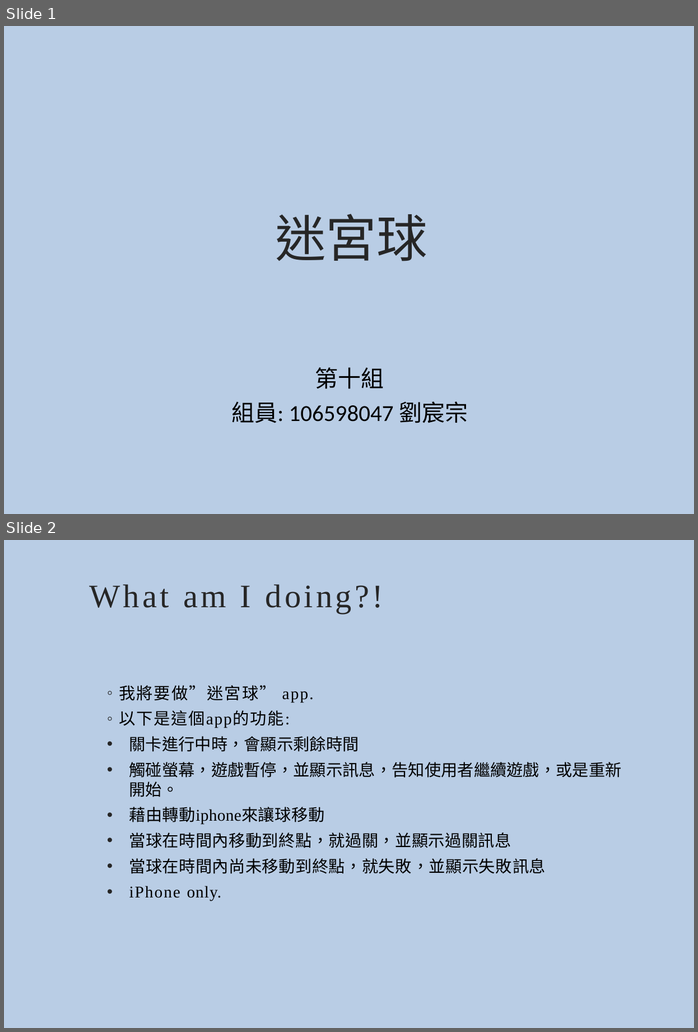
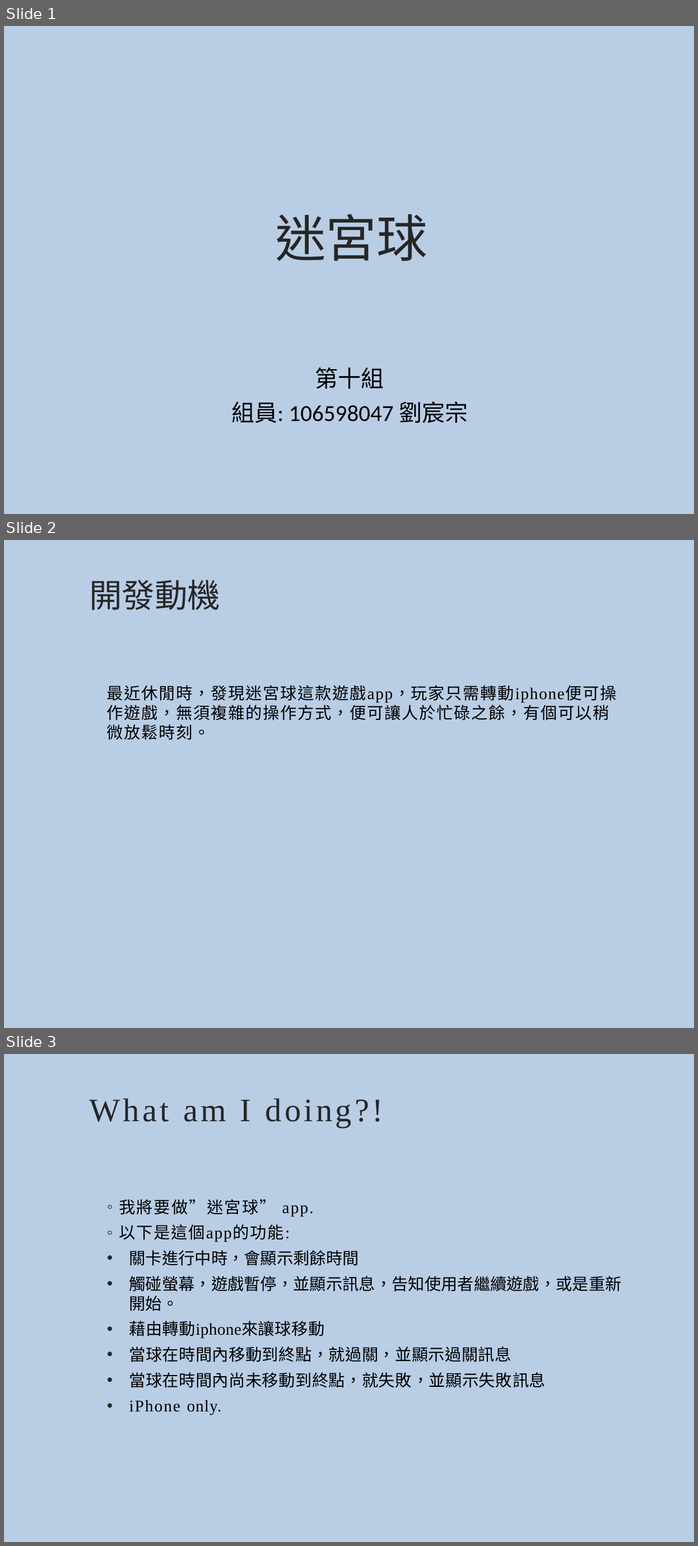
Before and after one commit to Thunder7Lightening/IOS-Final-Project, a slide deck: FinalProposal_106598047.pptx. Shown one above the other, each under a label of ours: slides 1 and 2 before the commit, slides 1, 2 and 3 after it. The pictures are 698x1032 and 698x1546 pixels, drawn with LibreOffice and Linux fonts; fonts in the diff are those of the drawing. Boxes give left, top, right and bottom in pixels: in the first picture for what was removed or moved away, otherwise in the second. Text is boxed around its words. In the diff, an @@ line names an element or a change of style, - is before the commit and + after.

```diff
--- a/FinalProposal_106598047.pptx
+++ b/FinalProposal_106598047.pptx
@@ slide 2 added at <box>4,540,694,1028</box>, background #B9CDE5 @@
@@ title added at <box>89,580,220,610</box>, 40 pt, text #262626 @@
+開發動機
@@ text added at <box>107,685,617,740</box>, 20 pt, text #000000 @@
+最近休閒時，發現迷宮球這款遊戲app，玩家只需轉動iphone便可操作遊戲，無須複雜的操作方式，便可讓人於忙碌之餘，有個可以稍微放鬆時刻。
@@ what was slide 2 is now slide 3 @@
```
Also in this commit, not shown: 3 other slides added.
